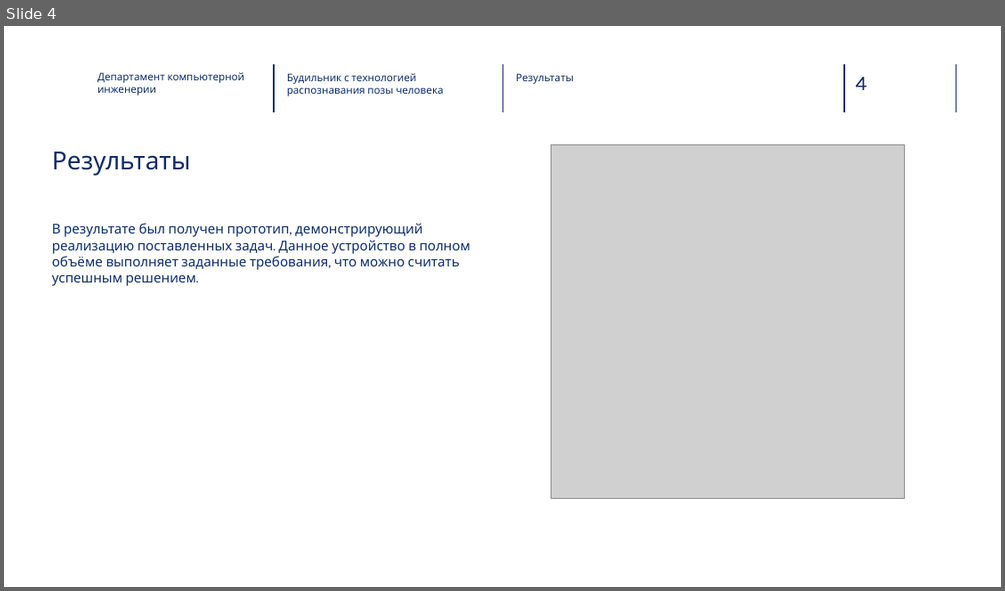
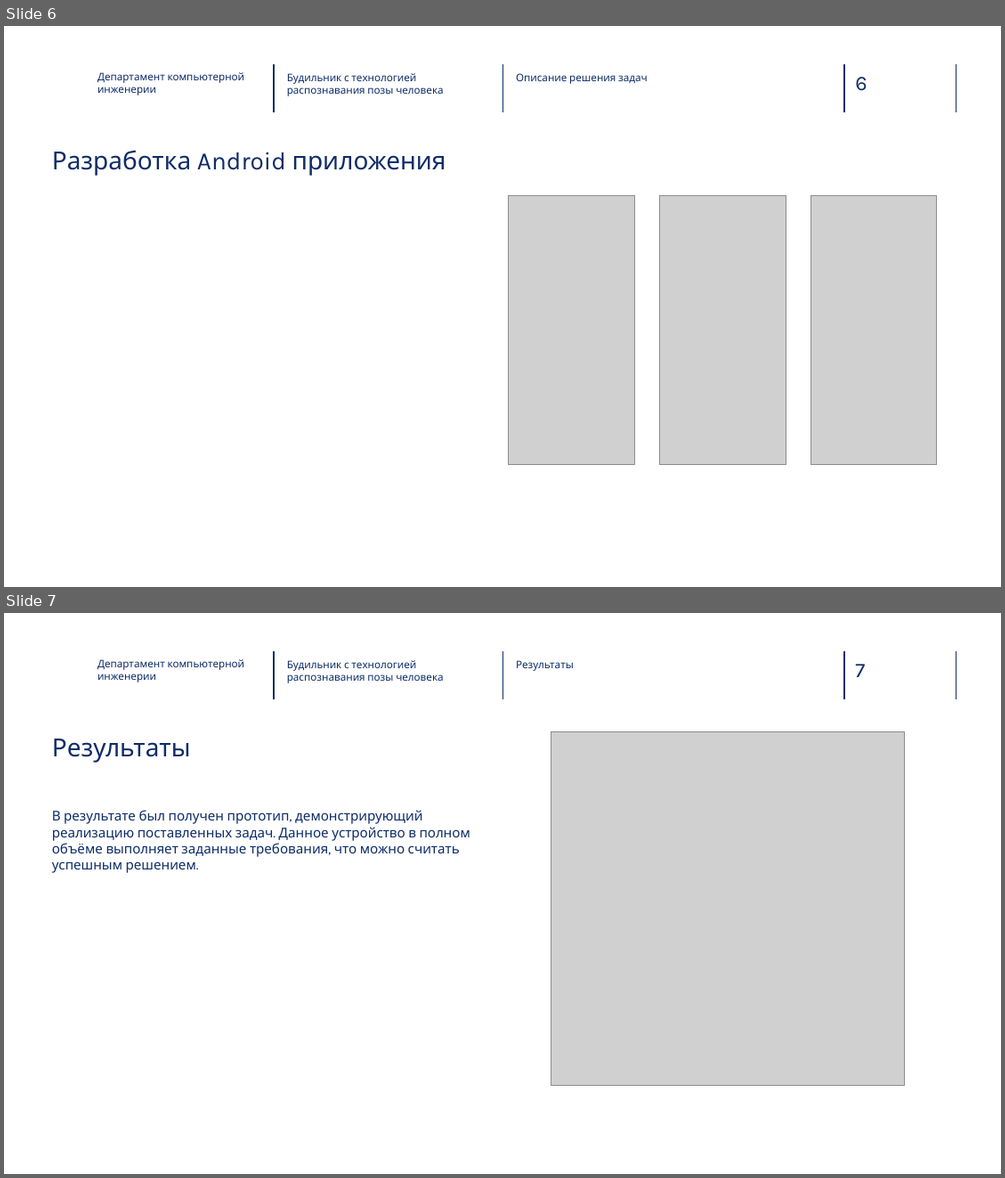
Before and after one commit to SynKolbasyn/alarm_clock, a slide deck: docs/alarm_clock.pptx. Shown one above the other, each under a label of ours: slide 4 before the commit, slides 6 and 7 after it. The pictures are 1005x591 and 1005x1178 pixels, drawn with LibreOffice and Linux fonts; fonts in the diff are those of the drawing; grey boxes stand for pictures; background and template pictures are left out. Boxes give left, top, right and bottom in pixels: in the first picture for what was removed or moved away, otherwise in the second. Text is boxed around its words. In the diff, an @@ line names an element or a change of style, - is before the commit and + after.

```diff
--- a/docs/alarm_clock.pptx
+++ b/docs/alarm_clock.pptx
@@ slide 6 added at [4, 26, 1001, 587], background picture (left out); not listed: 5 template elements that a slide beside it also shows @@
@@ text added at [97, 72, 245, 95], 10 pt, text #0F2C68 @@
+Департамент компьютерной инженерии
@@ text added at [287, 73, 443, 96], 10 pt, text #0E2D69 @@
+Будильник с технологией распознавания позы человека
@@ text added at [516, 73, 647, 84], 10 pt, text #0E2D69 @@
+Описание решения задач
@@ title added at [52, 150, 446, 176], 24 pt, text #0F2C68 @@
+Разработка Android приложения
@@ picture added at [509, 195, 635, 464] @@
@@ picture added at [660, 195, 785, 464] @@
@@ picture added at [811, 195, 937, 464] @@
@@ what was slide 4 is now slide 7 @@
@@ page number at [855, 664, 865, 677]: text changed @@
-4
+7
```
Also in this commit, not shown: 2 slides changed, 2 other slides added.
